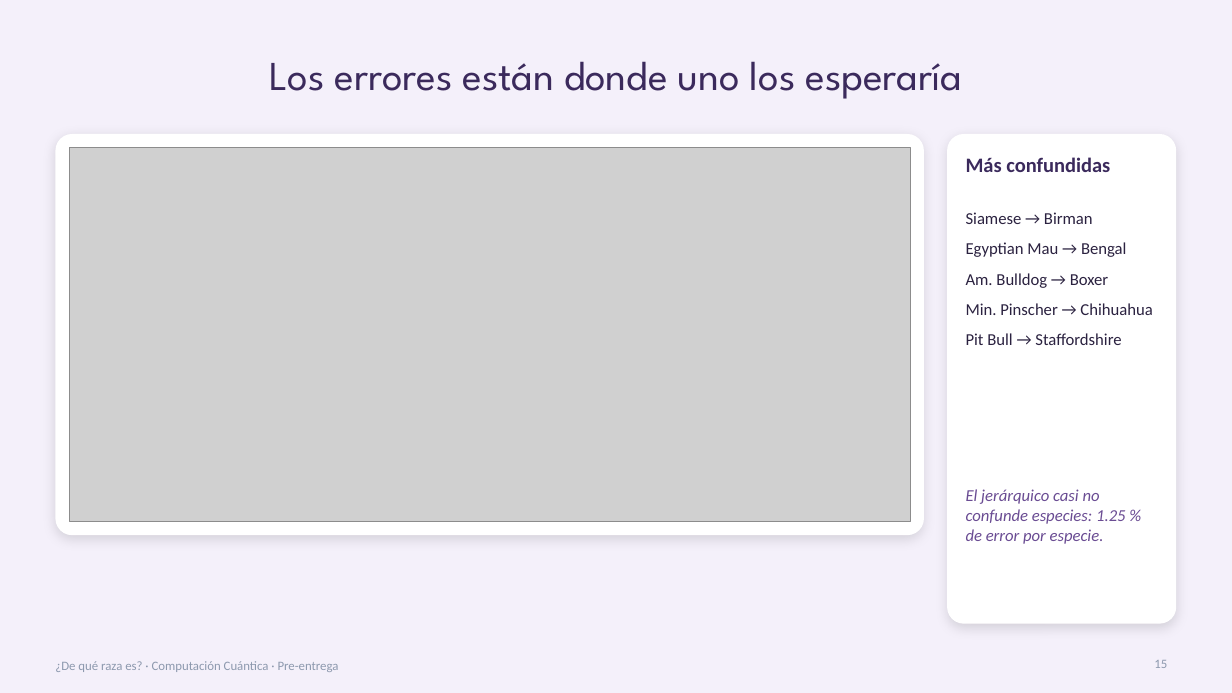
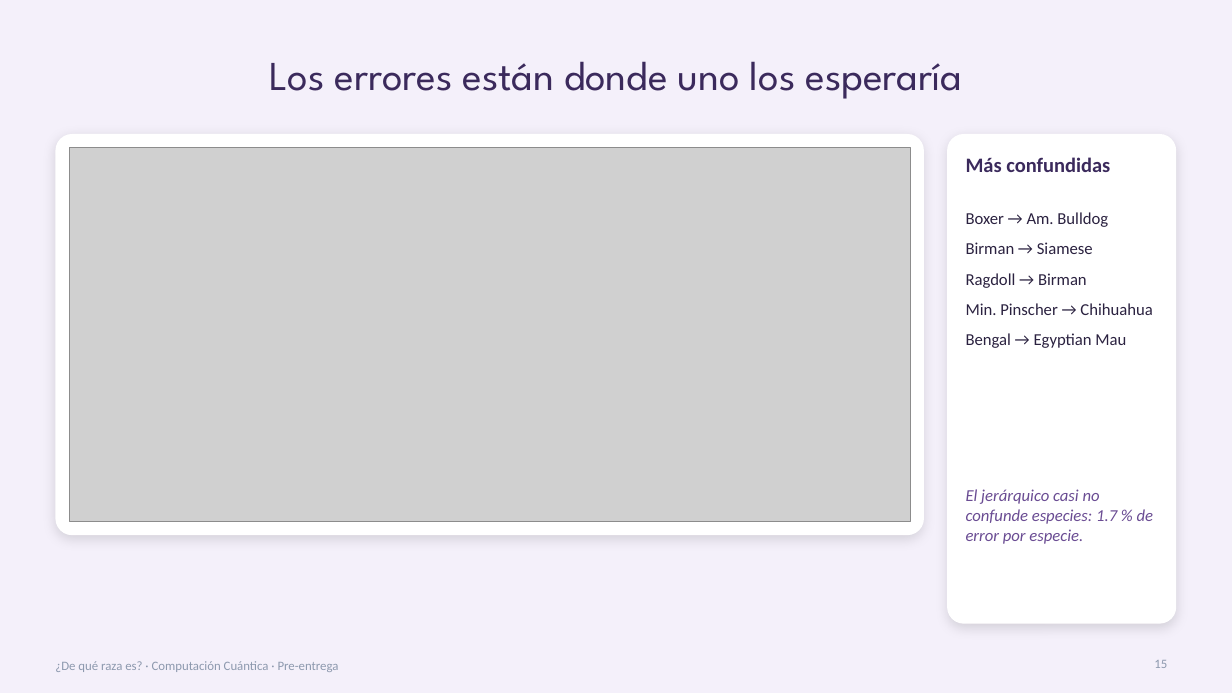
Before and after one commit to KarlaRoChi/Proyecto-FInal-Compu-Cuantica, a slide deck: slide 15 of Presentacion/Presentacion_Preentrega.pptx. Drawn at 1232x693 pixels with LibreOffice and Linux fonts; fonts in the diff are those of the drawing; grey boxes stand for pictures. Boxes give left, top, right and bottom in pixels: in the first picture for what was removed or moved away, otherwise in the second. Text is boxed around its words. In the diff, an @@ line names an element or a change of style, - is before the commit and + after.

```diff
--- a/Presentacion/Presentacion_Preentrega.pptx
+++ b/Presentacion/Presentacion_Preentrega.pptx
@@ text at (966,212,1108,288): text changed @@
-Siamese → Birman
-Egyptian Mau → Bengal
-Am. Bulldog → Boxer
+Boxer → Am. Bulldog
+Birman → Siamese
+Ragdoll → Birman
@@ text at (966,333,1126,348): text changed @@
-Pit Bull → Staffordshire
+Bengal → Egyptian Mau
@@ text at (966,489,1154,544): text changed @@
-El jerárquico casi no confunde especies: 1.25 % de error por especie.
+El jerárquico casi no confunde especies: 1.7 % de error por especie.
```
Also in this commit, not shown: 12 other slides changed, 8 other files.
